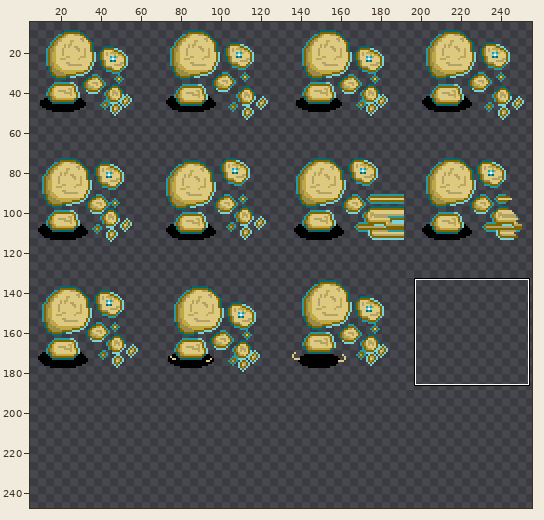
Two states of a sprite sheet, images/Units/BlueMonster.png. Above: a wide view before the commit, with the close-up outlined.
Close-up. Earlier state:
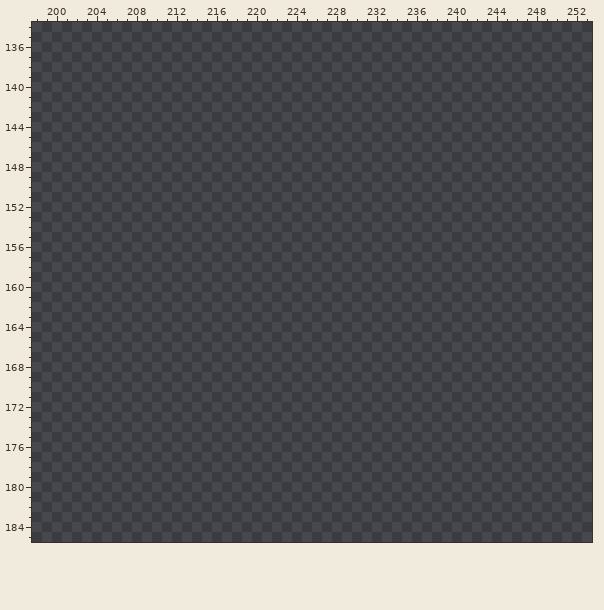
The file is 256x192 pixels. Shown: x 198..253, y 134..185. The old version is drawn lined up with the new one, on the new canvas. The wide view leaves out empty margins. The commit also changed other parts of the picture, which this record leaves out.
The result:
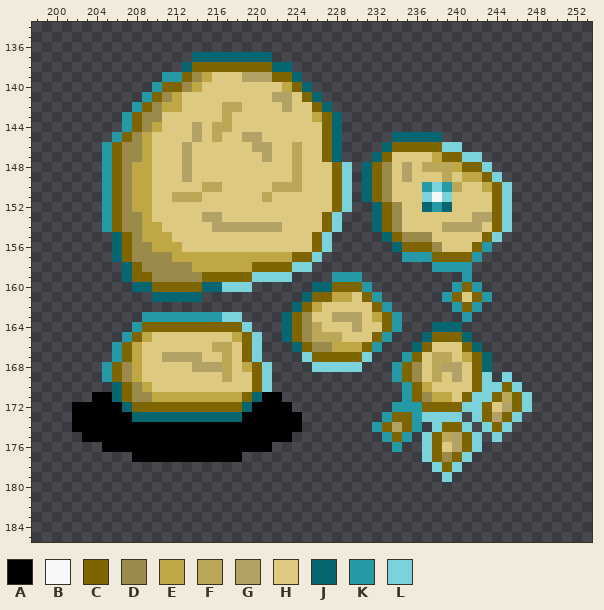
Palette (. is transparent): A #000000  B #f7f7f7  C #7e6500  D #9b8b4b  E #bfa746  F #bba758  G #b2a265  H #ddca80  J #076670  K #259aa6  L #7ad2db
Diff:
canvas 256x192 -> 256x256
@@ x 198..253 @@
 136 ........................................................
-137 ........................................................
-138 ........................................................
-139 ........................................................
-140 ........................................................
-141 ........................................................
-142 ........................................................
-143 ........................................................
-144 ........................................................
-145 ........................................................
-146 ........................................................
-147 ........................................................
-148 ........................................................
-149 ........................................................
-150 ........................................................
-151 ........................................................
-152 ........................................................
-153 ........................................................
-154 ........................................................
-155 ........................................................
-156 ........................................................
-157 ........................................................
-158 ........................................................
-159 ........................................................
-160 ........................................................
-161 ........................................................
-162 ........................................................
-163 ........................................................
-164 ........................................................
-165 ........................................................
-166 ........................................................
-167 ........................................................
-168 ........................................................
-169 ........................................................
-170 ........................................................
-171 ........................................................
-172 ........................................................
-173 ........................................................
-174 ........................................................
-175 ........................................................
-176 ........................................................
-177 ........................................................
-178 ........................................................
-179 ........................................................
+137 ................JJJJJJJJ................................
+138 ...............JCCCCCCCCJJ..............................
+139 .............KKCDEHHHGGGCCJ.............................
+140 ............KCCDEHHHHHHHHECJ............................
+141 ...........KCDEHHHHHHHHHGGHCJ...........................
+142 ..........KCDEEHHHHFFHHHHGHHCJ..........................
+143 .........KCDDHHHHHHFHHHHHHHHECJ.........................
+144 .........KCDEHHHGHFFHHHHHHHHHCJ.........................
+145 ........KCDEHHHHGHFHHGGHHHHHHCJ.....JJJJJ...............
+146 .......KCDDEHHHGHHHHHHGGHHFHHCJ....JCCCCCLL.............
+147 .......KCDDEHHHGHHHHHHHGHHFHHCJ...JCHHHHECCLL...........
+148 .......KCDEEHHHGHHHHHHHHHHFHHHCL.JCDHGHFFFECCL..........
+149 .......KCDEEHHHGHHHHHHHHHHFHHHCL.JCDHGHHHFHEECL.........
+150 .......KCDEEHHHHHFFHHHHHFFFHHHCL.JCDHHHKLKFHHECL........
+151 .......KCDEEHHFFFHHHHHHFHHHHHHCL.JCDHHHLBLHHHHCL........
+152 .......KCDEEHHHHHHHHHHHHHHHHHHCL..JCDHHJKJHHHHCL........
+153 .......KCDDEHHHHHGGHHHHHHHHHHCL...JCDHHHHHHHGGCL........
+154 .......KCDDEEHHHHHGGGGGGGHHHHCL...JCDHHHHGGGGHCL........
+155 ........JCDEEEHHHHHHHHHHHHHHCL.....JCDDDHHHHHCL.........
+156 ........JCDDEEEHHHHHHHHHHHHHCL......JCCCDHHHCK..........
+157 ........JCDDDDEEEEEEEEEEEECCL........KKKCCCCK...........
+158 .........JCDDDDDEEEEEECCCCLL............KKKK............
+159 .........JCCDDDDDCCCCCLLLL....KKK..........K............
+160 ..........JJCCCCCJJLLL......JJCCCK........KCK...........
+161 ............JJJJJ..........JCCEEHCK......KCHCK..........
+162 ..........................JCEHHHHHCK......KCK...........
+163 ...........KKKKKKKKLL....JCDHHGGGHECK......K............
+164 ..........KCCCCCCCCCCL...JCDFHHHGHHCK...JJJ.............
+165 .........KCEHHHHHHHHECL..JCDFFFHHHCK...JCCCJ............
+166 ........KCEHHHHHHHFFHCL...JCDDEEECK...JCHHHCJ...........
+167 ........KCEHHGGGGHHFHCL....LCCCCCL...KCHFFHECJ..........
+168 .......KCDEHHHHHGGGFHECL....LLLLL...KCDHFGGHCJ..........
+169 .......KCDEHHHHHHHHFHHCL............KCDHFHGHCL.L........
+170 ........JCDEHHHHHHHHHHCL.............KCEHHHHCLLCL.......
+171 ......AAJCDDEEEEEEEEECJAA............KCDEEHCLLCFCL......
+172 ....AAAAAJCCCCCCCCCCCJAAAA..........KKKCCCCLLCHGCL......
+173 ....AAAAAAJJJJJJJJJJJAAAAAA........KCCKLLLL.LCGCL.......
+174 ....AAAAAAAAAAAAAAAAAAAAAAA.......KCGCK.LCCL.LCL........
+175 .....AAAAAAAAAAAAAAAAAAAAA.........KCK.LCFGCL.L.........
+176 .......AAAAAAAAAAAAAAAAA............K..LCHGCL...........
+177 ..........AAAAAAAAAAA..................LCDCL............
+178 ........................................LCL.............
+179 .........................................L..............
 180 ........................................................
Where, in picture pixels (left, top, right, bottom), the same in both close-ups:
added: (72, 52, 532, 482)
